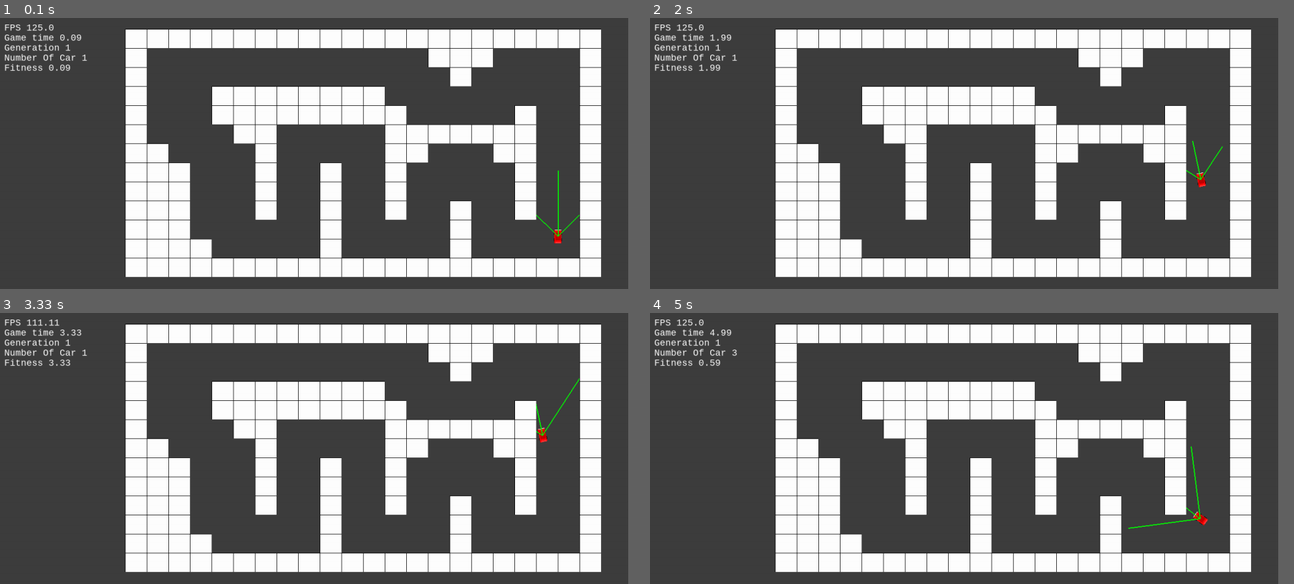
Above: before the commit, frames 1-4 (two rows, left to right).
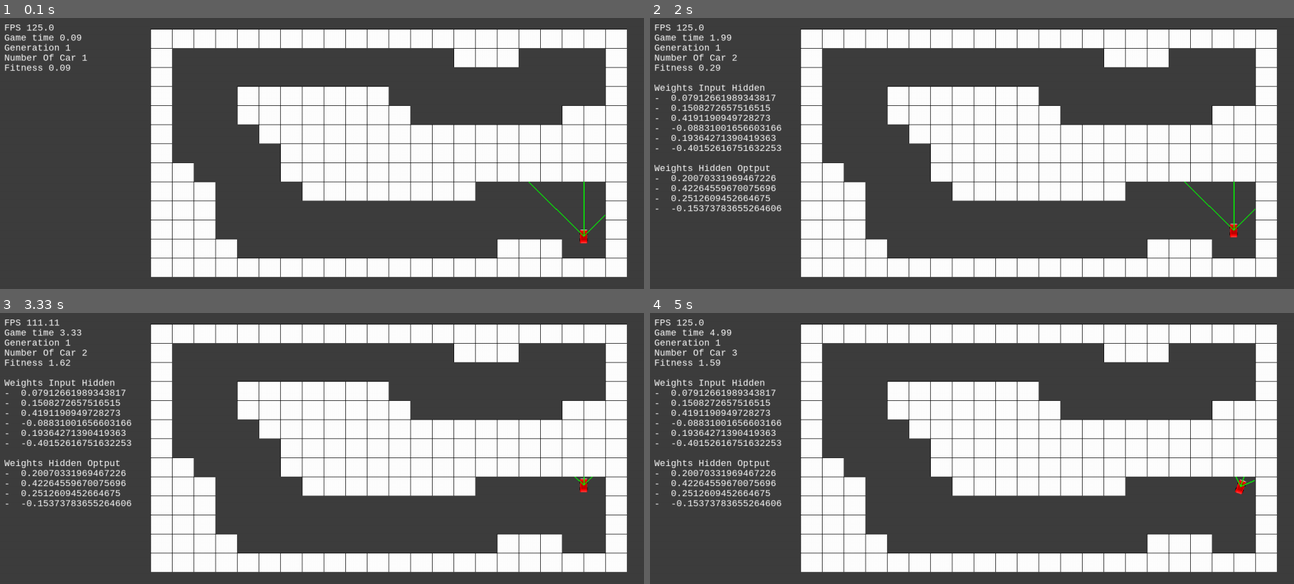
Above: after the commit, the same moments.

Repository: RodrigoTeran/Machine-Learning-with-Pygame
Game: pygame game, started from index.py
Same seed, same stepped clock (60 frames per second), same inputs: the game is played once before the commit and once after it.
Inputs:
- Up to frame 1 (0.1 s): no input
- Up to frame 2 (2 s): hold D 0.33-0.8 s
- Up to frame 3 (3.33 s): no input
- Up to frame 4 (5 s): no input
In our replay, the window is 878x379 before the commit and 900x379 after it. These sizes can differ from the game's own. Grey fills any space a smaller window leaves; there, only what the larger window draws over its background counts as a difference.

The runs differ from the first frame. In frame 1, 27% of the frame differs, in the area x 19-98%, y 3-96%; in frame 2, 29%; in frame 3, 29%; in frame 4, 29%, in the area x 0-98%, y 3-96%.

Commit message:
Finished learning

Diff:
--- a/car.py
+++ b/car.py
@@ -1,4 +1,3 @@
-from neuronalNetwork import *
 from map import *
 
 carImage = pygame.image.load(CAR_FILE)
@@ -13,12 +12,12 @@
 
 class Car:
     def __init__(self):
-        self.posX = 1110
+        self.posX = 1160
         self.posY = WINDOW_SIZE_H - 100
         self.speed = .5
         self.angle = 90
 
-        self.nnet = NNet(3, 3, 2)
+        self.nnet = NNet(3, 2, 2)
         self.clock = pygame.time.Clock()
         self.fitness = 0
 
@@ -74,11 +73,11 @@
         return [conjugatedAngle, section]
 
     def reset(self):
-        self.nnet = NNet(3, 3, 2)
+        self.nnet = NNet(3, 2, 2)
         if len(weightsOfCars) == GENERATION_SIZE:
             self.nnet.weightsInputHidden = weightsOfCars[self.map.numberOfCar - 1][0][0]
             self.nnet.weightsHiddenOutput = weightsOfCars[self.map.numberOfCar - 1][1][0]
-        self.posX = 1110
+        self.posX = 1160
         self.posY = WINDOW_SIZE_H - 100
         self.angle = 90
         self.fitness = 0
--- a/constants.py
+++ b/constants.py
@@ -1,4 +1,4 @@
-WINDOW_SIZE_W = 1250
+WINDOW_SIZE_W = 1280
 WINDOW_SIZE_H = 540
 FPS = 350
 
@@ -17,7 +17,7 @@
 HEXAGON_HEIGHT = 116 // 3
 MUTATION_MODIFY_CHANCE = .2
 MUTATION_ARRAY_MIX_PERCENT = .5
-GENERATION_SIZE = 6
+GENERATION_SIZE = 10
 MUTATION_CUT_OFF = 0.4
 MUTATION_BAD_TO_KEEP = 0.2
 MUTATION_MODIFY_CHANCE_LIMIT = 0.4
--- a/index.py
+++ b/index.py
@@ -7,7 +7,7 @@
     window.blit(label, (x, y))
 
 
-def update_data_labels(window, dt, game_time, font, lineLeft, lineCenter, lineRight):
+def update_data_labels(window, dt, game_time, font, lineLeft, lineCenter, lineRight, weights):
     y_pos = 10
     gap = 10
     x_pos = 10
@@ -18,6 +18,24 @@
     update_label(round(lineCenter, 2), "Number Of Car", font, x_pos, y_pos + 6 * gap, window)
     update_label(round(lineRight, 2), "Fitness", font, x_pos, y_pos + 8 * gap, window)
 
+    if len(weights) > 0:
+        update_label("", "Weights Input Hidden", font, x_pos, y_pos + 12 * gap, window)
+        counter = 0
+        for i in weights[0][0][0][0]:
+            update_label(i, "- ", font, x_pos, y_pos + (14 + counter) * gap, window)
+            counter += 2
+        for i in weights[0][0][0][1]:
+            update_label(i, "- ", font, x_pos, y_pos + (14 + counter) * gap, window)
+            counter += 2
+
+        update_label("", "Weights Hidden Optput", font, x_pos, y_pos + (16 + counter) * gap, window)
+
+        for i in weights[0][1][0][0]:
+            update_label(i, "- ", font, x_pos, y_pos + (18 + counter) * gap, window)
+            counter += 2
+        for i in weights[0][1][0][1]:
+            update_label(i, "- ", font, x_pos, y_pos + (18 + counter) * gap, window)
+            counter += 2
 
 def run_game():
 
@@ -66,7 +84,8 @@
         update_data_labels(window, dt, game_time, label_font,
                            map.generation,
                            map.numberOfCar,
-                           car.fitness / 1000)
+                           car.fitness / 1000,
+                           weightsOfCars)
 
         if car.isAccelerating or car.right or car.left:  # is moving
             if determinantForInitLines:
--- a/map.py
+++ b/map.py
@@ -1,6 +1,6 @@
-from constants import *
 import pygame
 import math
+from neuronalNetwork import *
 
 hexagonImage = pygame.image.load(HEXAGON_FILE)
 hexagonImageResized = pygame.transform.scale(hexagonImage, (HEXAGON_WIDTH, HEXAGON_HEIGHT))
@@ -8,16 +8,16 @@
 hexagonsPositions = [
     [1, 1, 1, 1, 1, 1, 1, 1, 1, 1, 1, 1, 1, 1, 1, 1, 1, 1, 1, 1, 1, 1],
     [1, 0, 0, 0, 0, 0, 0, 0, 0, 0, 0, 0, 0, 0, 1, 1, 1, 0, 0, 0, 0, 1],
-    [1, 0, 0, 0, 0, 0, 0, 0, 0, 0, 0, 0, 0, 0, 0, 1, 0, 0, 0, 0, 0, 1],
-    [1, 0, 0, 0, 1, 1, 1, 1, 1, 1, 1, 1, 0, 0, 0, 0, 0, 0, 0, 0, 0, 1],
-    [1, 0, 0, 0, 1, 1, 1, 1, 1, 1, 1, 1, 1, 0, 0, 0, 0, 0, 1, 0, 0, 1],
-    [1, 0, 0, 0, 0, 1, 1, 0, 0, 0, 0, 0, 1, 1, 1, 1, 1, 1, 1, 0, 0, 1],
-    [1, 1, 0, 0, 0, 0, 1, 0, 0, 0, 0, 0, 1, 1, 0, 0, 0, 1, 1, 0, 0, 1],
-    [1, 1, 1, 0, 0, 0, 1, 0, 0, 1, 0, 0, 1, 0, 0, 0, 0, 0, 1, 0, 0, 1],
-    [1, 1, 1, 0, 0, 0, 1, 0, 0, 1, 0, 0, 1, 0, 0, 0, 0, 0, 1, 0, 0, 1],
-    [1, 1, 1, 0, 0, 0, 1, 0, 0, 1, 0, 0, 1, 0, 0, 1, 0, 0, 1, 0, 0, 1],
-    [1, 1, 1, 0, 0, 0, 0, 0, 0, 1, 0, 0, 0, 0, 0, 1, 0, 0, 0, 0, 0, 1],
-    [1, 1, 1, 1, 0, 0, 0, 0, 0, 1, 0, 0, 0, 0, 0, 1, 0, 0, 0, 0, 0, 1],
+    [1, 0, 0, 0, 0, 0, 0, 0, 0, 0, 0, 0, 0, 0, 0, 0, 0, 0, 0, 0, 0, 1],
+    [1, 0, 0, 0, 1, 1, 1, 1, 1, 1, 1, 0, 0, 0, 0, 0, 0, 0, 0, 0, 0, 1],
+    [1, 0, 0, 0, 1, 1, 1, 1, 1, 1, 1, 1, 0, 0, 0, 0, 0, 0, 0, 1, 1, 1],
+    [1, 0, 0, 0, 0, 1, 1, 1, 1, 1, 1, 1, 1, 1, 1, 1, 1, 1, 1, 1, 1, 1],
+    [1, 0, 0, 0, 0, 0, 1, 1, 1, 1, 1, 1, 1, 1, 1, 1, 1, 1, 1, 1, 1, 1],
+    [1, 1, 0, 0, 0, 0, 1, 1, 1, 1, 1, 1, 1, 1, 1, 1, 1, 1, 1, 1, 1, 1],
+    [1, 1, 1, 0, 0, 0, 0, 1, 1, 1, 1, 1, 1, 1, 1, 0, 0, 0, 0, 0, 0, 1],
+    [1, 1, 1, 0, 0, 0, 0, 0, 0, 0, 0, 0, 0, 0, 0, 0, 0, 0, 0, 0, 0, 1],
+    [1, 1, 1, 0, 0, 0, 0, 0, 0, 0, 0, 0, 0, 0, 0, 0, 0, 0, 0, 0, 0, 1],
+    [1, 1, 1, 1, 0, 0, 0, 0, 0, 0, 0, 0, 0, 0, 0, 0, 1, 1, 1, 0, 0, 1],
     [1, 1, 1, 1, 1, 1, 1, 1, 1, 1, 1, 1, 1, 1, 1, 1, 1, 1, 1, 1, 1, 1]
 ]
 
@@ -88,15 +88,54 @@
     def __init__(self):
         self.generation = 1
         self.numberOfCar = 1
+
     @staticmethod
     def sortWeights():
-        weightsOfCars.sort(key=lambda x: x[2], reverse=False)
+        global weightsOfCars
+        # print(weightsOfCars)
+        weightsOfCars.sort(key=lambda x: x[2], reverse=True)
         cutOff = int(len(weightsOfCars) * MUTATION_CUT_OFF)
         goodCars = weightsOfCars[0: cutOff]
         badCars = weightsOfCars[cutOff:]
         numBadToTake = int(len(weightsOfCars) * MUTATION_BAD_TO_KEEP)
 
-        # TODO implementar learning
+        counterBadCars = 0
+        for car in badCars:
+            newCar = NNet.modifyWeights(car)
+            badCars[counterBadCars] = newCar
+            counterBadCars += 1
+
+        newCarsFinalArray = []
+
+        idxBadToTake = numpy.random.choice(numpy.arange(len(badCars)), numBadToTake, replace=False)
+
+        for index in idxBadToTake:
+            newCarsFinalArray.append(badCars[index])
+
+        newCarsFinalArray.extend(goodCars)
+
+        while len(newCarsFinalArray) < len(weightsOfCars):
+            idxGoodToTake = numpy.random.choice(numpy.arange(len(goodCars)), 2, replace=False)
+            if idxGoodToTake[0] != idxGoodToTake[1]:
+                newSuperCar = NNet.create_mixed_weights(
+                    [],
+                    goodCars[idxGoodToTake[0]],
+                    goodCars[idxGoodToTake[1]])
+
+                if random.random() < MUTATION_MODIFY_CHANCE_LIMIT:
+                    newSuperCar = NNet.modifyWeights(newSuperCar)
+
+                newCarsFinalArray.append(newSuperCar)
+
+        weightsOfCars = newCarsFinalArray
+        """print("")
+        print("")
+        print("")
+        print("")
+        print("")
+        print(weightsOfCars)"""
+
+
 
     def createMap(self, window, carsRect, cars):
         numberOfRow = 0
@@ -160,7 +199,7 @@
              lineCenter,
              lineRight
         ):
-        leftGap = 250
+        leftGap = 300
         upperGap = 22.5
         if column == 1:
             x = HEXAGON_WIDTH * numberOfColumn + leftGap
--- a/neuronalNetwork.py
+++ b/neuronalNetwork.py
@@ -24,19 +24,22 @@
 
         return finalMultiplicationHiddenOutput
 
-    def modifyWeights(self):
-        NNet.modifyArray(self.weightsInputHidden)
-        NNet.modifyArray(self.weightsHiddenOutput)
+    @staticmethod
+    def modifyWeights(array):
+        return [NNet.modifyArray(array[0]), NNet.modifyArray(array[1])]
 
-    def create_mixed_weights(self, net1, net2):
-        self.weightsInputHidden = NNet.mixArrays(net1.weightsInputHidden,  net2.weightsInputHidden)
-        self.weightsHiddenOutput = NNet.mixArrays(net1.weightsHiddenOutput,  net2.weightsHiddenOutput)
+    @staticmethod
+    def create_mixed_weights(array, net1, net2):
+        array.append(NNet.mixArrays(net1[0][0], net2[0][0]))
+        array.append(NNet.mixArrays(net1[1][0], net2[1][0]))
+        return array
 
     @staticmethod
     def modifyArray(array):
         for x in numpy.nditer(array, op_flags=['readwrite']):
             if random.random() < MUTATION_MODIFY_CHANCE:
                 x[...] = numpy.random.random_sample() - 0.5
+        return array
 
     @staticmethod
     def mixArrays(array1, array2):
@@ -46,7 +49,6 @@
 
         numToTake = totalEntries - (int(totalEntries * MUTATION_ARRAY_MIX_PERCENT))
         idx = numpy.random.choice(numpy.arange(totalEntries), numToTake, replace=False)
-        print("idx: ", idx)
 
         res = numpy.random.rand(numRows, numCols)
 
@@ -68,6 +70,7 @@
     print('array1', array1, sep='\n')
 
     print()
+    """
 
     NNet.modifyArray(array1)
     print('array1 modified', array1, sep='\n')
@@ -79,7 +82,7 @@
     print()
 
     mixed = NNet.mixArrays(array1, array2)
-    print('mixed arrays', mixed, sep='\n')
+    print('mixed arrays', mixed, sep='\n')"""
 
 
 
